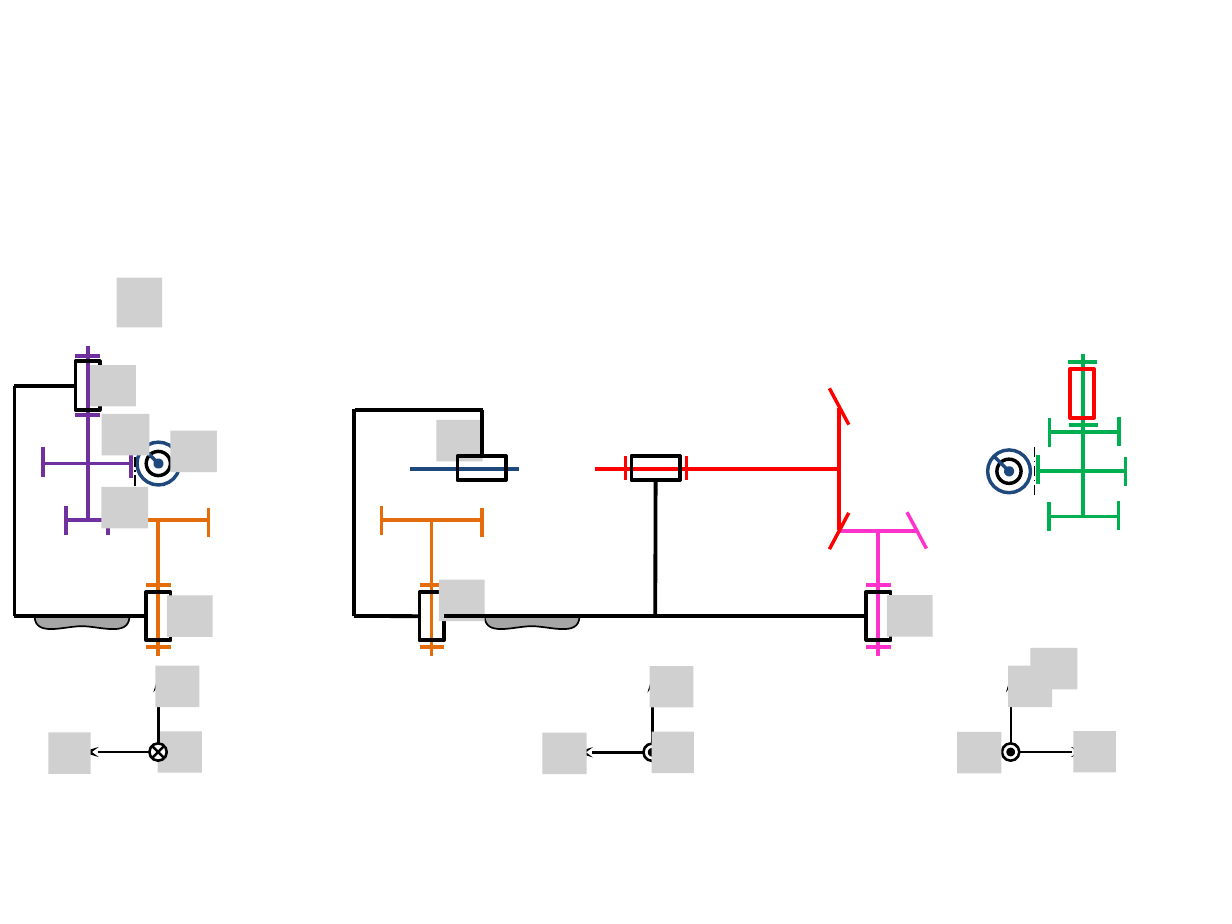
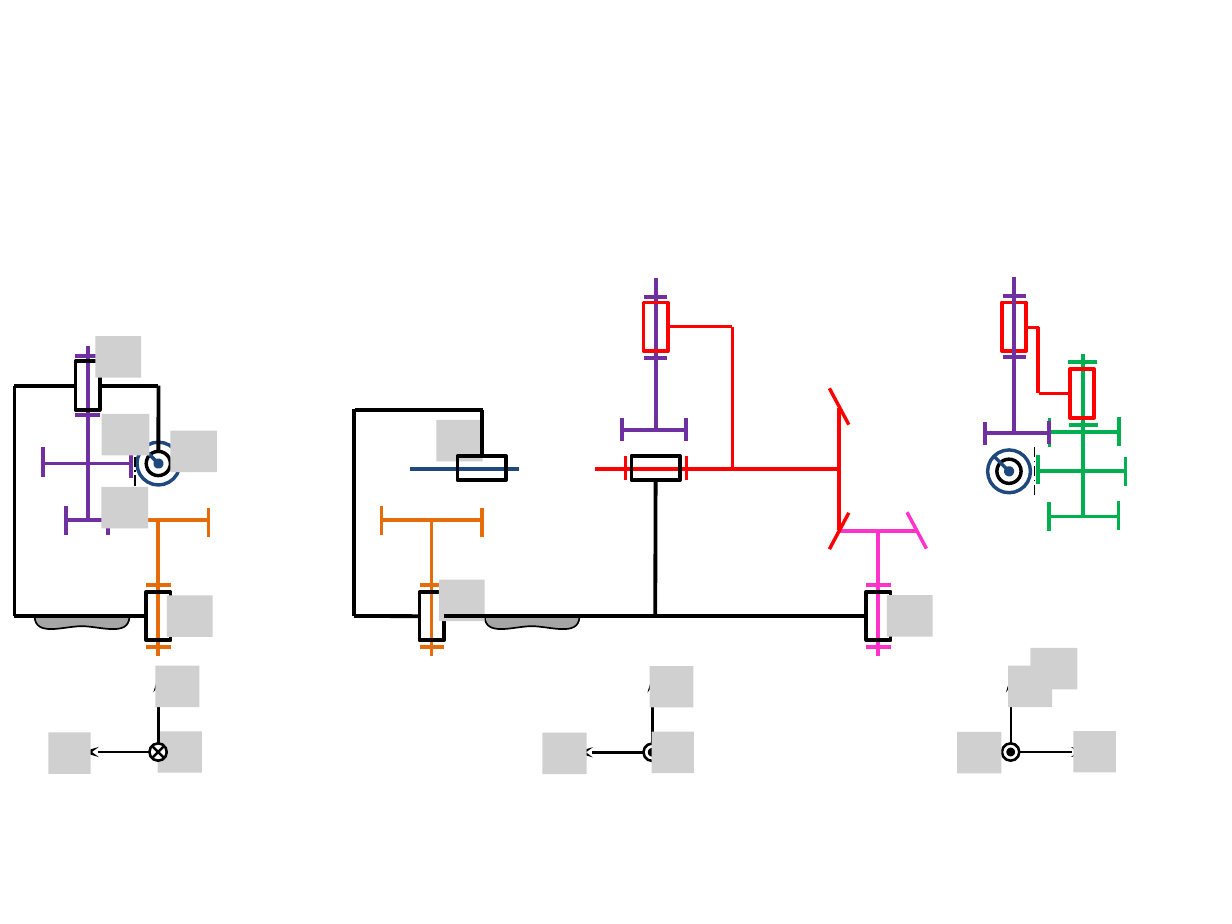
Before and after one commit to gnkudf/DM_DS, a slide deck: slide 3 of 2014_2015/DS_10_ConcoursBlanc_Robot/Figures.pptx. Drawn at 1232x924 pixels with LibreOffice and Linux fonts; fonts in the diff are those of the drawing; grey boxes stand for pictures; background and template pictures are left out. Boxes give left, top, right and bottom in pixels: in the first picture for what was removed or moved away, otherwise in the second. Text is boxed around its words. In the diff, an @@ line names an element or a change of style, - is before the commit and + after.

```diff
--- a/2014_2015/DS_10_ConcoursBlanc_Robot/Figures.pptx
+++ b/2014_2015/DS_10_ConcoursBlanc_Robot/Figures.pptx
@@ picture removed at (117, 277, 163, 326) @@
@@ line added from (644, 297) to (667, 297), #7030A0 2.25 pt @@
@@ line added from (655, 277) to (655, 429), #7030A0 2.25 pt @@
@@ line added from (1003, 296) to (1025, 296), #7030A0 2.25 pt @@
@@ line added from (1014, 277) to (1014, 432), #7030A0 2.25 pt @@
@@ rectangle added at (643, 303, 668, 351), outline #FF0000 2.25 pt @@
@@ line added from (668, 326) to (732, 326), #FF0000 2 pt @@
@@ line added from (732, 328) to (732, 469), #FF0000 2 pt @@
@@ rectangle added at (1002, 303, 1026, 351), outline #FF0000 2.25 pt @@
@@ line added from (1025, 328) to (1039, 328), #FF0000 2 pt @@
@@ line added from (1037, 328) to (1037, 393), #FF0000 2 pt @@
@@ picture: place and size @@
-picture at (90, 365, 136, 407)
+picture at (95, 336, 140, 378)
@@ line added from (644, 359) to (667, 359), #7030A0 2.25 pt @@
@@ line added from (1003, 357) to (1026, 357), #7030A0 2.25 pt @@
@@ line added from (159, 386) to (100, 386), #000000 2.25 pt @@
@@ line added from (159, 451) to (159, 386), #000000 2.25 pt @@
@@ line added from (622, 441) to (622, 419), #7030A0 2.25 pt @@
@@ line added from (686, 441) to (686, 418), #7030A0 2.25 pt @@
@@ line added from (1039, 393) to (1071, 393), #FF0000 2 pt @@
@@ line added from (622, 430) to (686, 430), #7030A0 2.25 pt @@
@@ line added from (984, 434) to (1048, 434), #7030A0 2.25 pt @@
@@ line added from (984, 445) to (984, 421), #7030A0 2.25 pt @@
@@ line added from (1048, 445) to (1048, 421), #7030A0 2.25 pt @@
```
Also in this commit, not shown: 3 other files.
